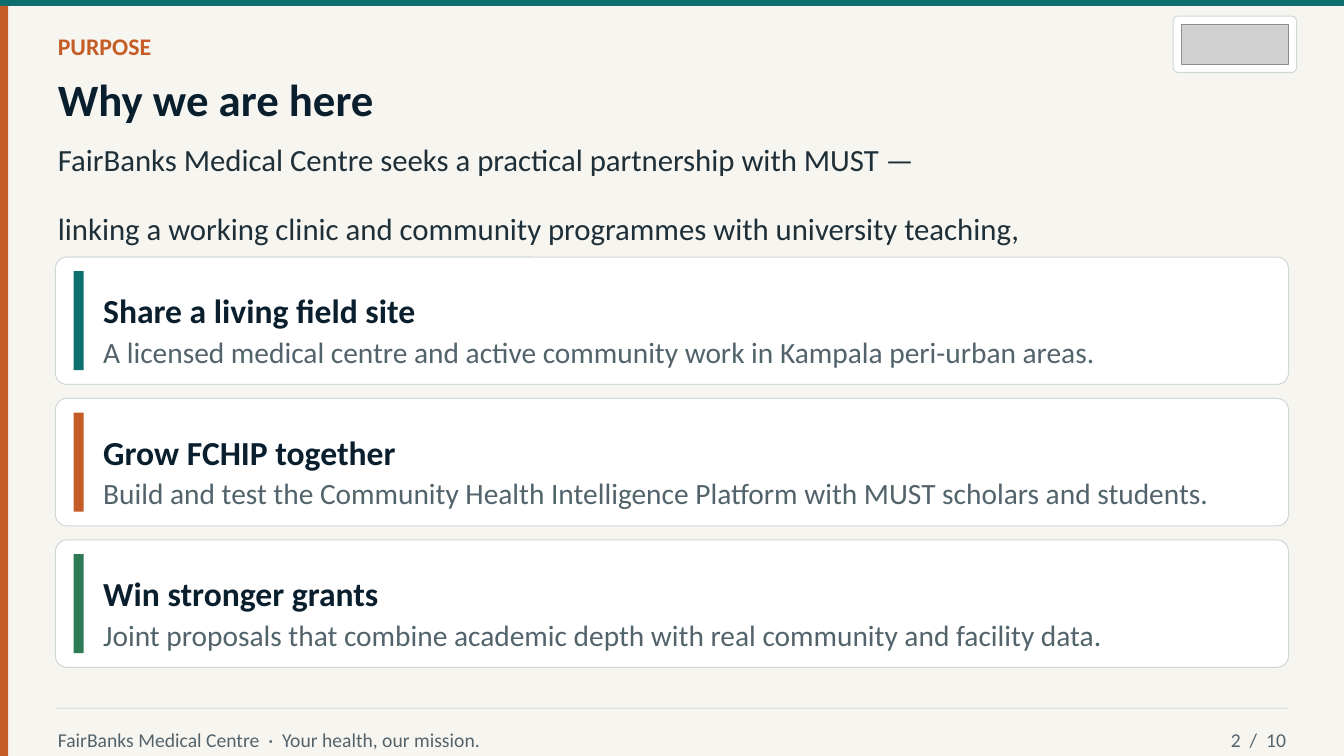
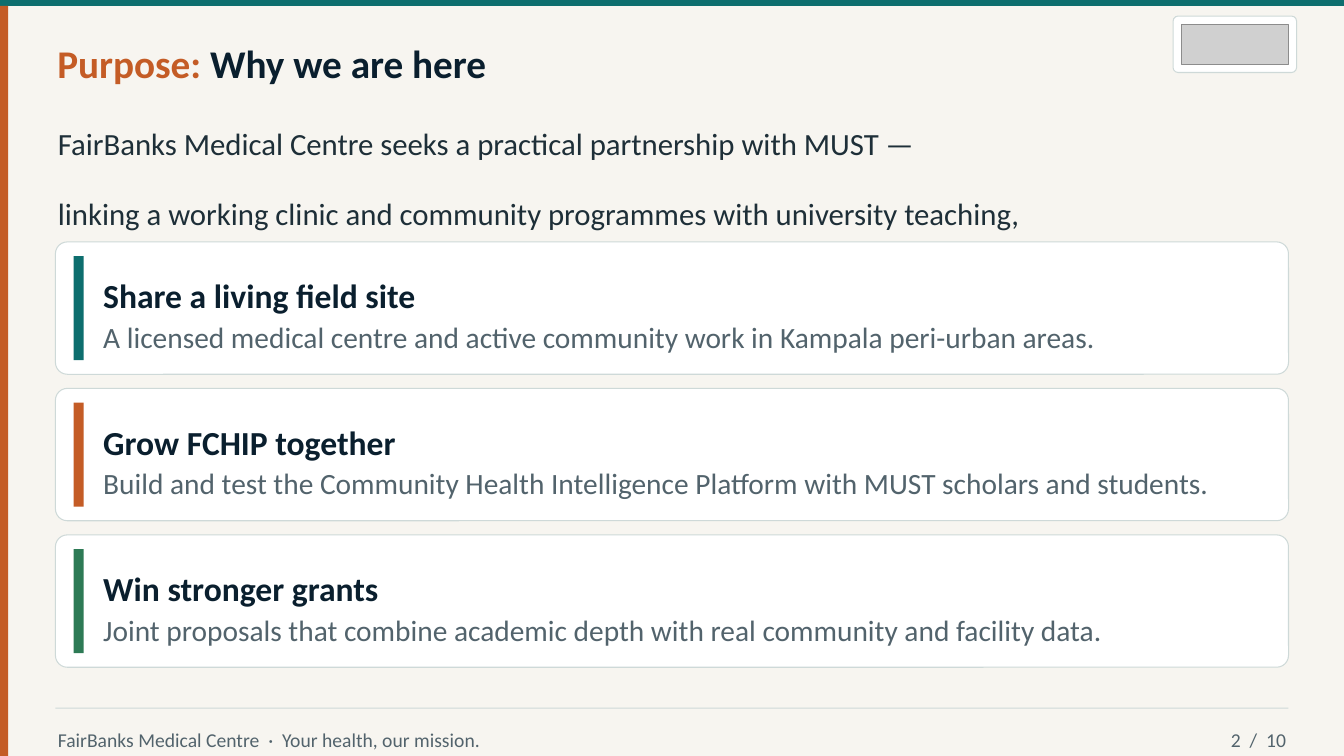
Before and after one commit to WASSWA2624/fairbanks, a slide deck: slide 2 of pitch-presentations/documents/must_ppt.pptx. Drawn at 1344x756 pixels with LibreOffice and Linux fonts; fonts in the diff are those of the drawing; grey boxes stand for pictures. Boxes give left, top, right and bottom in pixels: in the first picture for what was removed or moved away, otherwise in the second. Text is boxed around its words. In the diff, an @@ line names an element or a change of style, - is before the commit and + after.

Commit message:
Refine PowerPoint presentation generation script for MUST partnership pitch. Adjusted header dimensions and improved text formatting for kicker and title handling. Enhanced layout for better readability and visual appeal in the generated slides.

```diff
--- a/pitch-presentations/documents/must_ppt.pptx
+++ b/pitch-presentations/documents/must_ppt.pptx
@@ text "Purpose: Why we are here" at (x1=57, y1=50, x2=486, y2=84): vertical alignment top to middle @@
@@ text at (x1=57, y1=50, x2=486, y2=84): text changed; size 32 to 28 pt @@
-Why we are here
+Purpose: Why we are here
@@ text removed at (x1=58, y1=39, x2=151, y2=55) @@
-PURPOSE
@@ text "FairBanks Medical Centre seeks a ..." moved from (x1=58, y1=149, x2=1019, y2=318) to (x1=58, y1=133, x2=1019, y2=302) @@
@@ rounded rectangle resized from (x1=55, y1=257, x2=1289, y2=384) to (x1=55, y1=242, x2=1289, y2=374) @@
@@ rectangle resized from (x1=74, y1=271, x2=84, y2=370) to (x1=74, y1=256, x2=84, y2=360) @@
@@ text "Share a living field site" moved from (x1=103, y1=299, x2=358, y2=329) to (x1=103, y1=284, x2=358, y2=314) @@
@@ text "A licensed medical centre and ..." moved from (x1=103, y1=342, x2=1095, y2=368) to (x1=103, y1=327, x2=1095, y2=353) @@
@@ rounded rectangle resized from (x1=55, y1=398, x2=1289, y2=525) to (x1=55, y1=388, x2=1289, y2=520) @@
@@ rectangle resized from (x1=74, y1=412, x2=84, y2=511) to (x1=74, y1=402, x2=84, y2=506) @@
@@ text "Grow FCHIP together" moved from (x1=103, y1=441, x2=395, y2=471) to (x1=103, y1=431, x2=395, y2=461) @@
@@ text "Build and test the Community ..." moved from (x1=103, y1=483, x2=1207, y2=509) to (x1=103, y1=473, x2=1207, y2=499) @@
@@ rounded rectangle resized from (x1=55, y1=540, x2=1289, y2=667) to (x1=55, y1=535, x2=1289, y2=667) @@
@@ rectangle resized from (x1=74, y1=555, x2=84, y2=653) to (x1=74, y1=549, x2=84, y2=653) @@
@@ text "Win stronger grants" moved from (x1=103, y1=582, x2=378, y2=612) to (x1=103, y1=577, x2=378, y2=607) @@
@@ text "Joint proposals that combine academic ..." moved from (x1=103, y1=625, x2=1101, y2=651) to (x1=103, y1=620, x2=1101, y2=646) @@
```
Also in this commit, not shown: 7 other slides changed, 1 other file.
